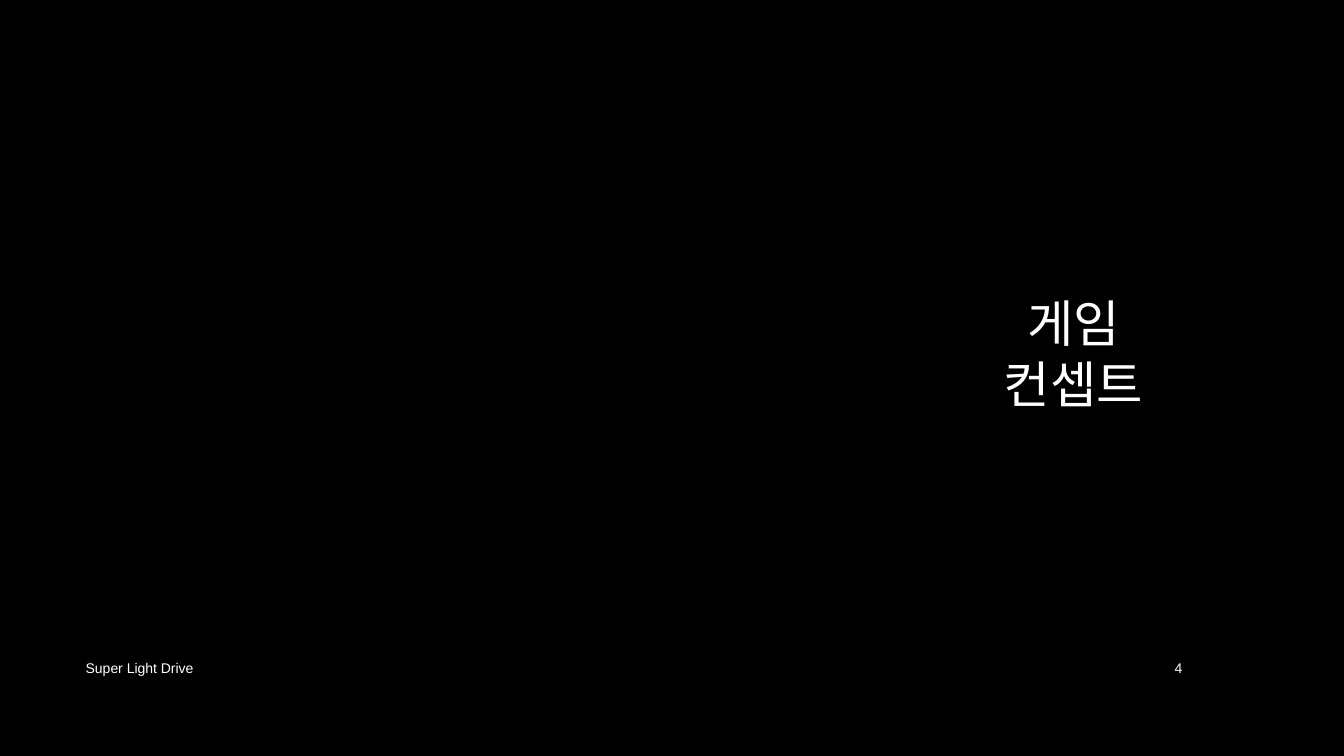
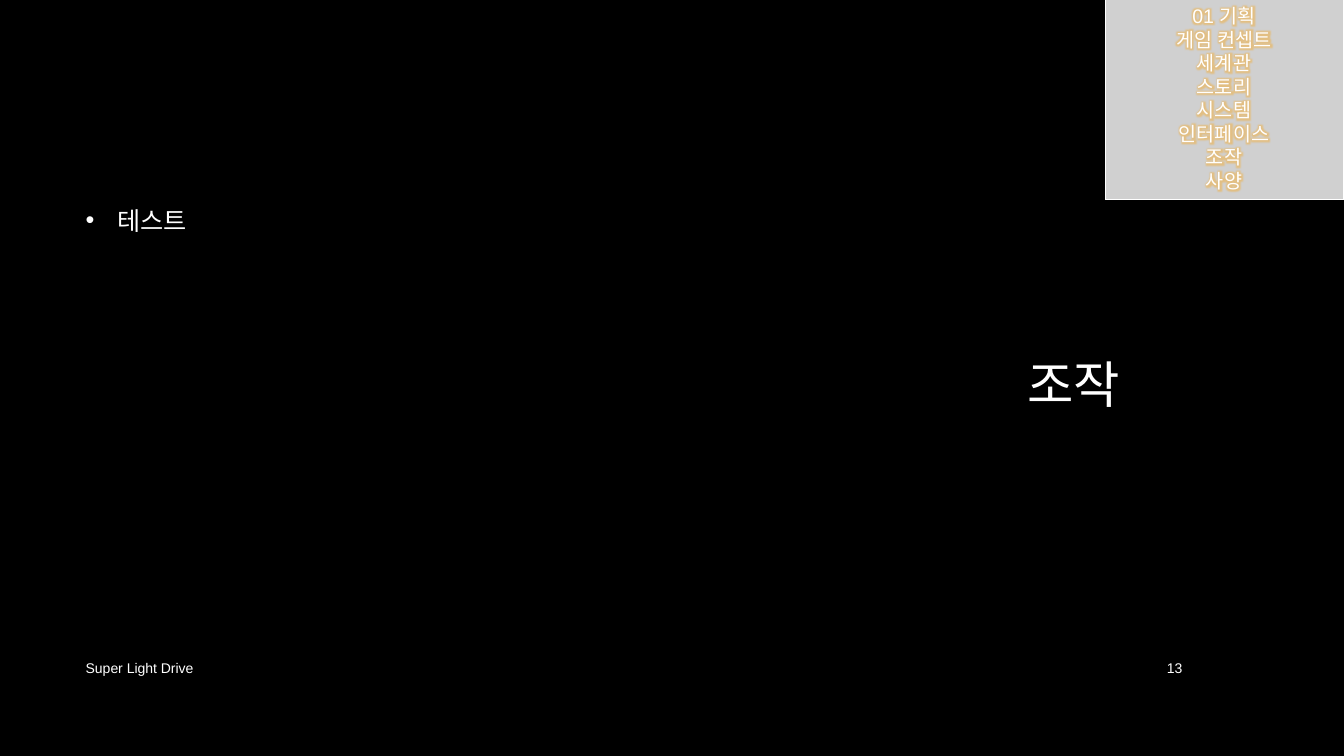
Before and after one commit to iconstudio/2017-Platformer, a slide deck: slide 13 of slides/SuperLightDrive_20171228.pptx (slide 4 before the commit). Drawn at 1344x756 pixels with LibreOffice and Linux fonts; fonts in the diff are those of the drawing; grey boxes stand for pictures; background and template pictures are left out. Boxes give left, top, right and bottom in pixels: in the first picture for what was removed or moved away, otherwise in the second. Text is boxed around its words. In the diff, an @@ line names an element or a change of style, - is before the commit and + after.

```diff
--- a/slides/SuperLightDrive_20171228.pptx
+++ b/slides/SuperLightDrive_20171228.pptx
@@ picture added at (1105, 0, 1343, 200), 14 pt, text #FFFFFF @@
+01 기획
+게임 컨셉트
+세계관
+스토리
+시스템
+인터페이스
+조작
+사양
@@ text added at (117, 209, 187, 232), 18 pt, text #FFFFFF @@
+• 테스트
@@ title at (1027, 361, 1120, 407): text changed @@
-게임 컨셉트
+조작
@@ page number at (1167, 663, 1183, 673): text changed @@
-4
+13
```
Also in this commit, not shown: 3 other slides changed, 17 slides added.
